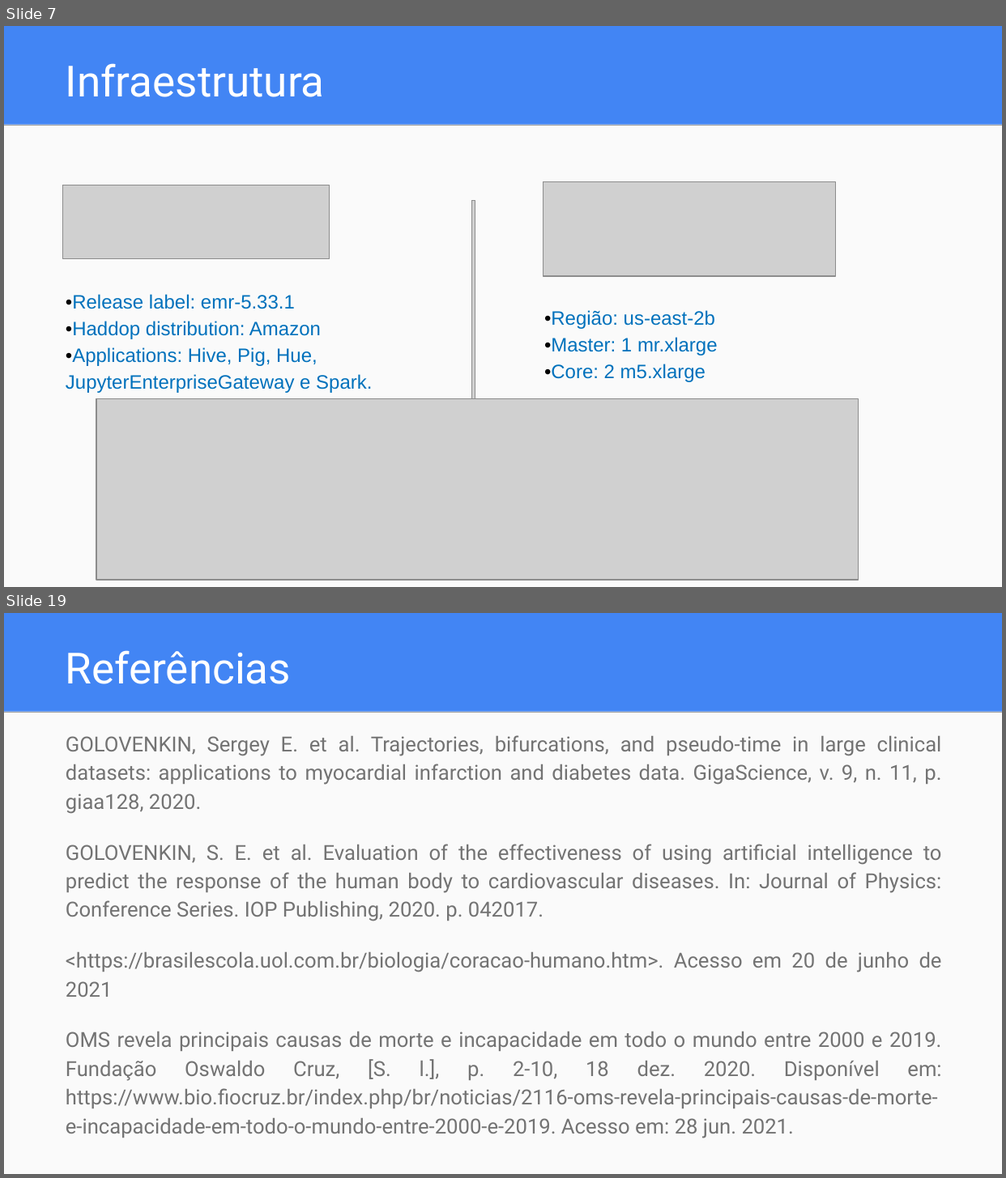
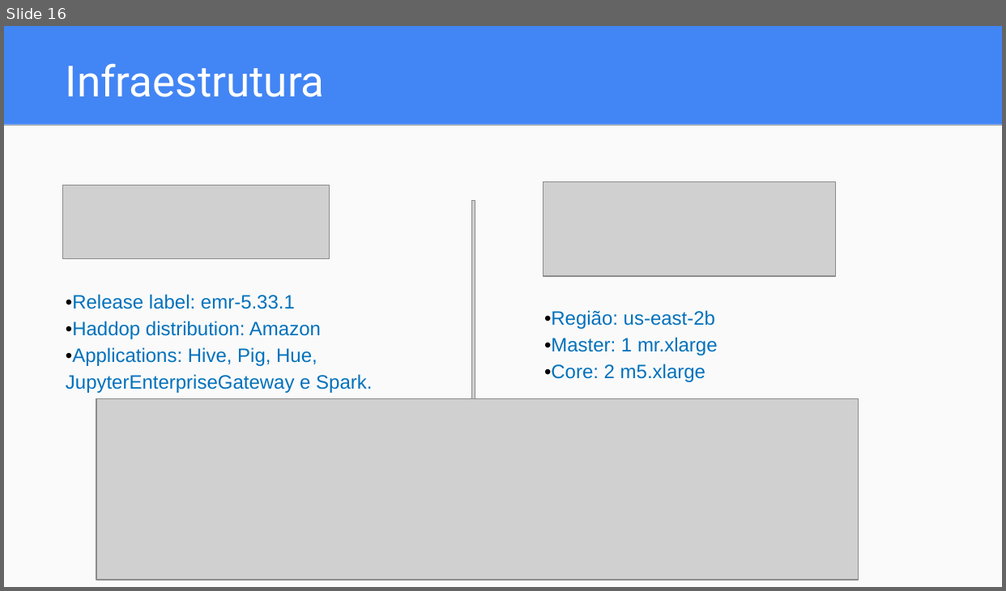
Before and after one commit to dwelcaslu/IFSP-Projeto-Interdisciplinar-2021.02, a slide deck: reports/Apresentação - Projeto Interdisciplinar.pptx. Shown one above the other, each under a label of ours: slides 7 and 19 before the commit, slide 16 after it; the slides between them are not shown. The pictures are 1006x1178 and 1006x591 pixels, drawn with LibreOffice and Linux fonts; fonts in the diff are those of the drawing; grey boxes stand for pictures. Boxes give left, top, right and bottom in pixels: in the first picture for what was removed or moved away, otherwise in the second. Text is boxed around its words. In the diff, an @@ line names an element or a change of style, - is before the commit and + after.

```diff
--- a/reports/Apresentação - Projeto Interdisciplinar.pptx
+++ b/reports/Apresentação - Projeto Interdisciplinar.pptx
@@ slide 19 removed at box(4, 613, 1002, 1174), background #4285F4; not listed: 2 template elements that a slide beside it also shows @@
@@ title removed at box(66, 650, 291, 684) @@
-Referências
@@ text removed at box(66, 735, 942, 1139) @@
-GOLOVENKIN, Sergey E. et al. Trajectories, bifurcations, and pseudo-time in large clinical datasets: applications to myocardial infarction and diabetes data. GigaScience, v. 9, n. 11, p. giaa128, 2020.
-GOLOVENKIN, S. E. et al. Evaluation of the effectiveness of using artificial intelligence to predict the response of the human body to cardiovascular diseases. In: Journal of Physics: Conference Series. IOP Publishing, 2020. p. 042017.
-<https://brasilescola.uol.com.br/biologia/coracao-humano.htm>. Acesso em 20 de junho de 2021
-OMS revela principais causas de morte e incapacidade em todo o mundo entre 2000 e 2019. Fundação Oswaldo Cruz, [S. l.], p. 2-10, 18 dez. 2020. Disponível em: https://www.bio.fiocruz.br/index.php/br/noticias/2116-oms-revela-principais-causas-de-morte-e-incapacidade-em-todo-o-mundo-entre-2000-e-2019. Acesso em: 28 jun. 2021.
@@ what was slide 7 is now slide 16 @@
```
Also in this commit, not shown: 9 slides changed, 15 slides added, 8 other slides removed, 2 other files.
